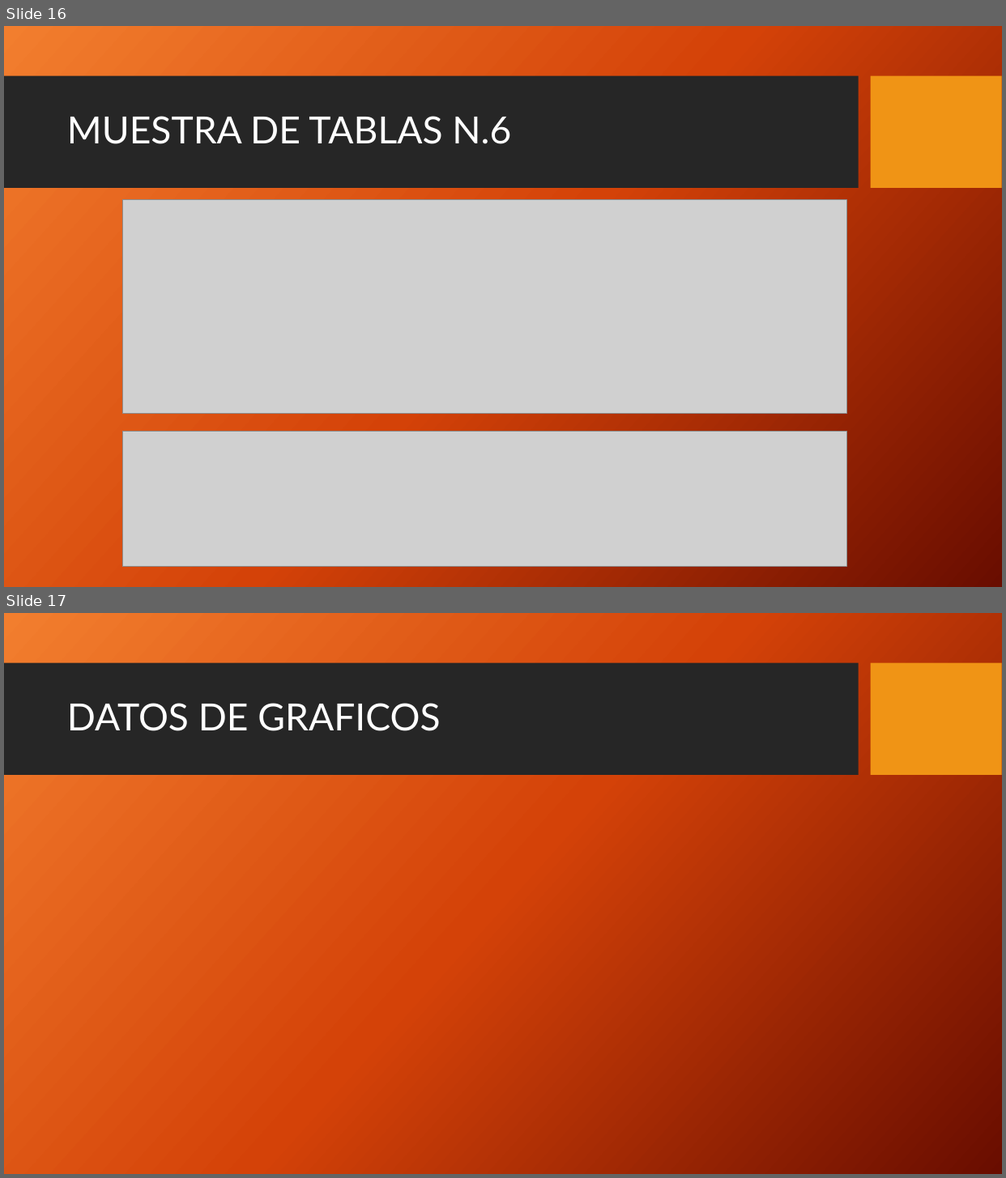
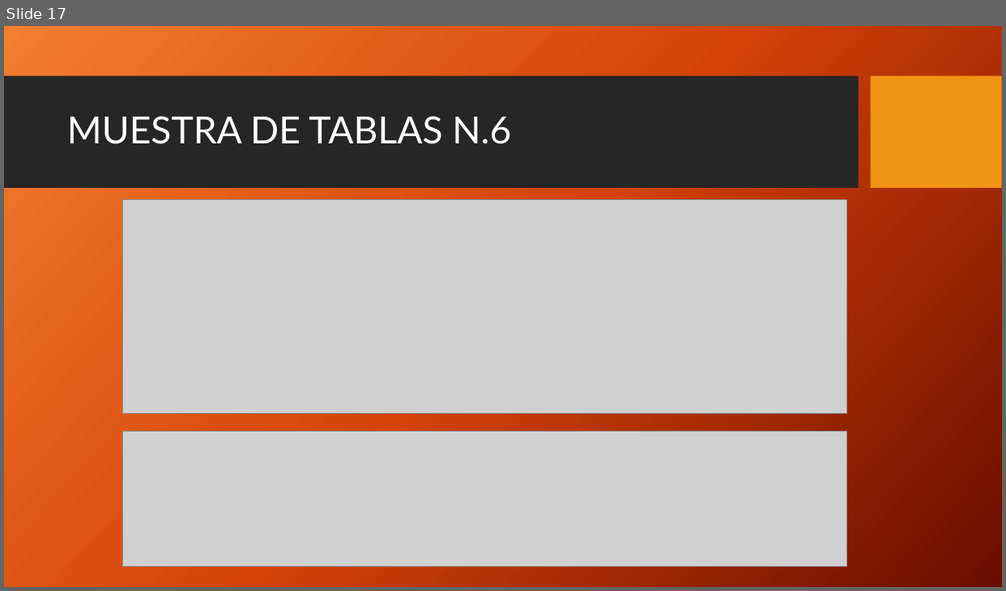
Before and after one commit to AgustinTogni/CoderHouseSQL, a slide deck: Presentacion Proyecto Final.pptx. Shown one above the other, each under a label of ours: slides 16 and 17 before the commit, slide 17 after it. The pictures are 1006x1178 and 1006x591 pixels, drawn with LibreOffice and Linux fonts; fonts in the diff are those of the drawing; grey boxes stand for pictures; background and template pictures are left out. Boxes give left, top, right and bottom in pixels: in the first picture for what was removed or moved away, otherwise in the second. Text is boxed around its words. In the diff, an @@ line names an element or a change of style, - is before the commit and + after.

```diff
--- a/Presentacion Proyecto Final.pptx
+++ b/Presentacion Proyecto Final.pptx
@@ slide 17 removed at (4, 613, 1002, 1174), background picture (left out); not listed: 2 template elements that a slide beside it also shows @@
@@ title removed at (67, 703, 440, 731) @@
-DATOS DE GRAFICOS
@@ what was slide 16 is now slide 17 @@
```
Also in this commit, not shown: 3 slides changed, 1 slide added.
